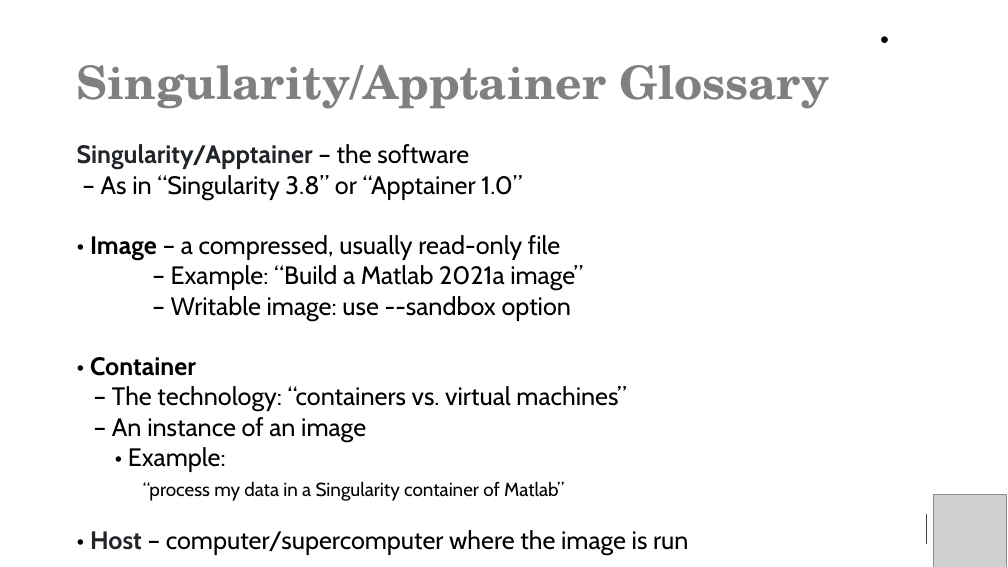
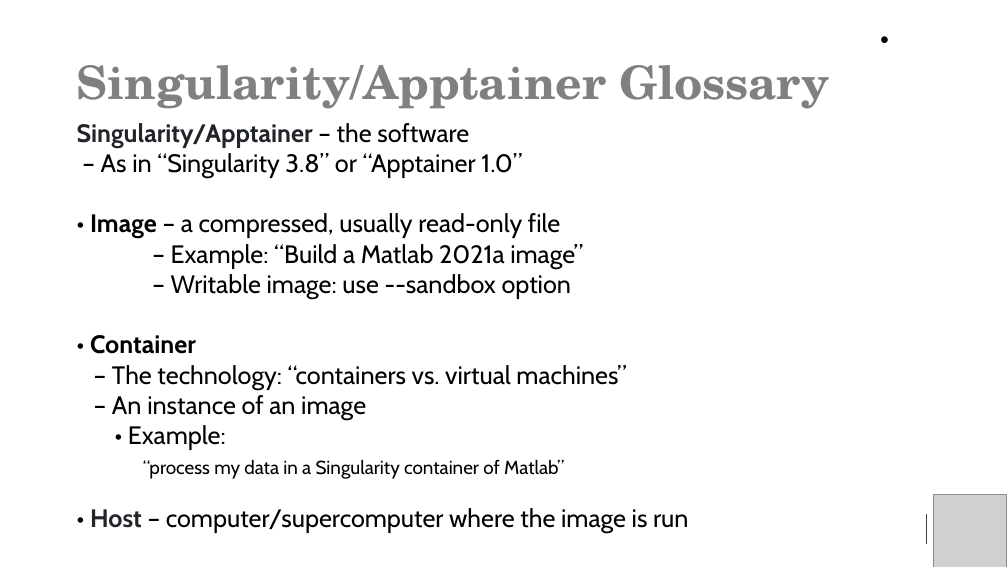
Before and after one commit to baskerville-hpc/2023-11-27-RFI-DLS-training, a slide deck: slide 26 of docs/07-pip-and-containers/Baskerville-pip-apptainer-Final.pptx. Drawn at 1008x567 pixels with LibreOffice and Linux fonts; fonts in the diff are those of the drawing; grey boxes stand for pictures. Boxes give left, top, right and bottom in pixels: in the first picture for what was removed or moved away, otherwise in the second. Text is boxed around its words. In the diff, an @@ line names an element or a change of style, - is before the commit and + after.

```diff
--- a/docs/07-pip-and-containers/Baskerville-pip-apptainer-Final.pptx
+++ b/docs/07-pip-and-containers/Baskerville-pip-apptainer-Final.pptx
@@ text "Singularity/Apptainer – the software": place and size @@
-text "Singularity/Apptainer – the software" at (77, 144, 688, 555)
+text "Singularity/Apptainer – the software" at (77, 123, 688, 533)
```
Also in this commit, not shown: 2 other slides changed, 2 slides removed, 1 other file.
